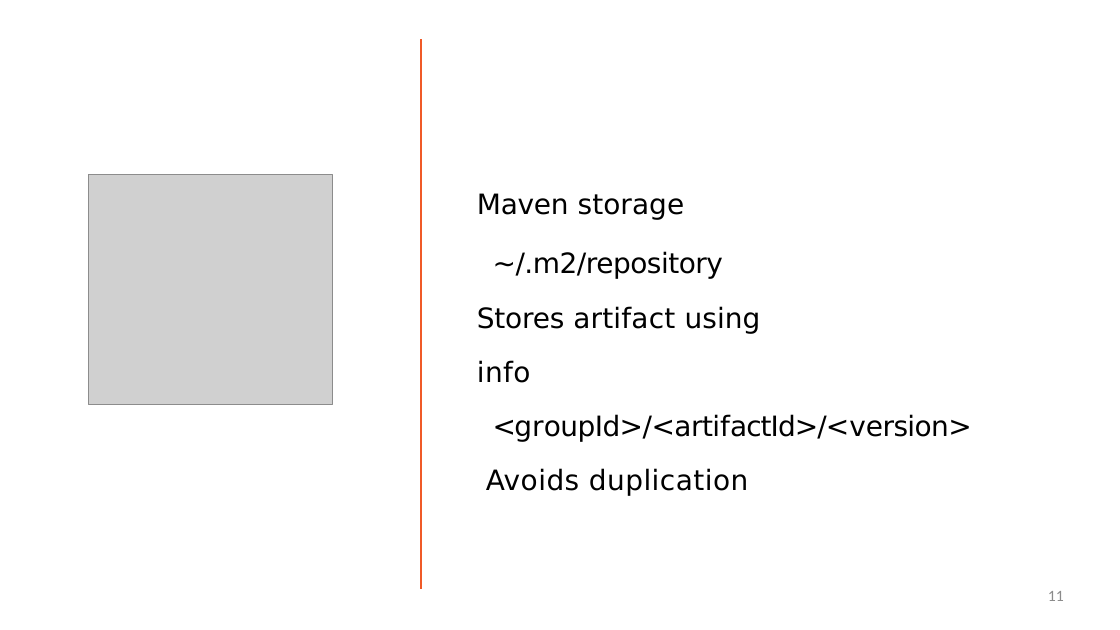
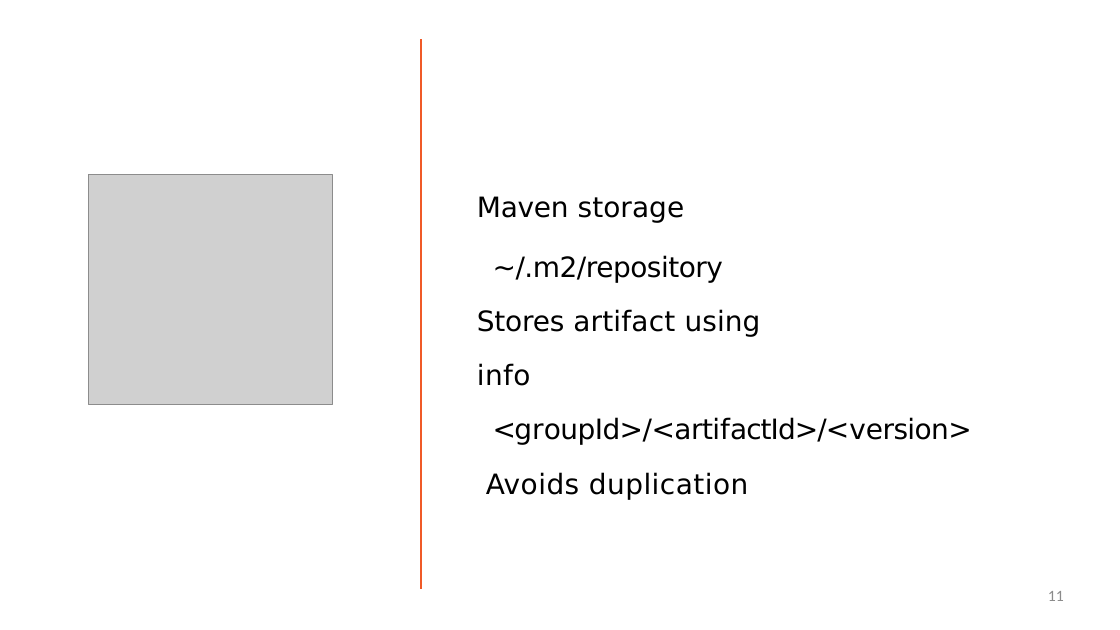
Before and after one commit to StevenJoseph19/PSI-2024-Nov-ASDE-BLR-Batch-1, a slide deck: slide 11 of Learning Phase/Week 1/Day 1/1. Maven/Slides/3. Structure/structure-slides.pptx. Drawn at 1120x630 pixels with LibreOffice and Linux fonts; fonts in the diff are those of the drawing; grey boxes stand for pictures. Boxes give left, top, right and bottom in pixels: in the first picture for what was removed or moved away, otherwise in the second. Text is boxed around its words. In the diff, an @@ line names an element or a change of style, - is before the commit and + after.

```diff
--- a/Learning Phase/Week 1/Day 1/1. Maven/Slides/3. Structure/structure-slides.pptx
+++ b/Learning Phase/Week 1/Day 1/1. Maven/Slides/3. Structure/structure-slides.pptx
@@ text "Maven storage": place and size @@
-text "Maven storage" at [477,193,972,496]
+text "Maven storage" at [477,196,972,500]
```
Also in this commit, not shown: 27 other files.
